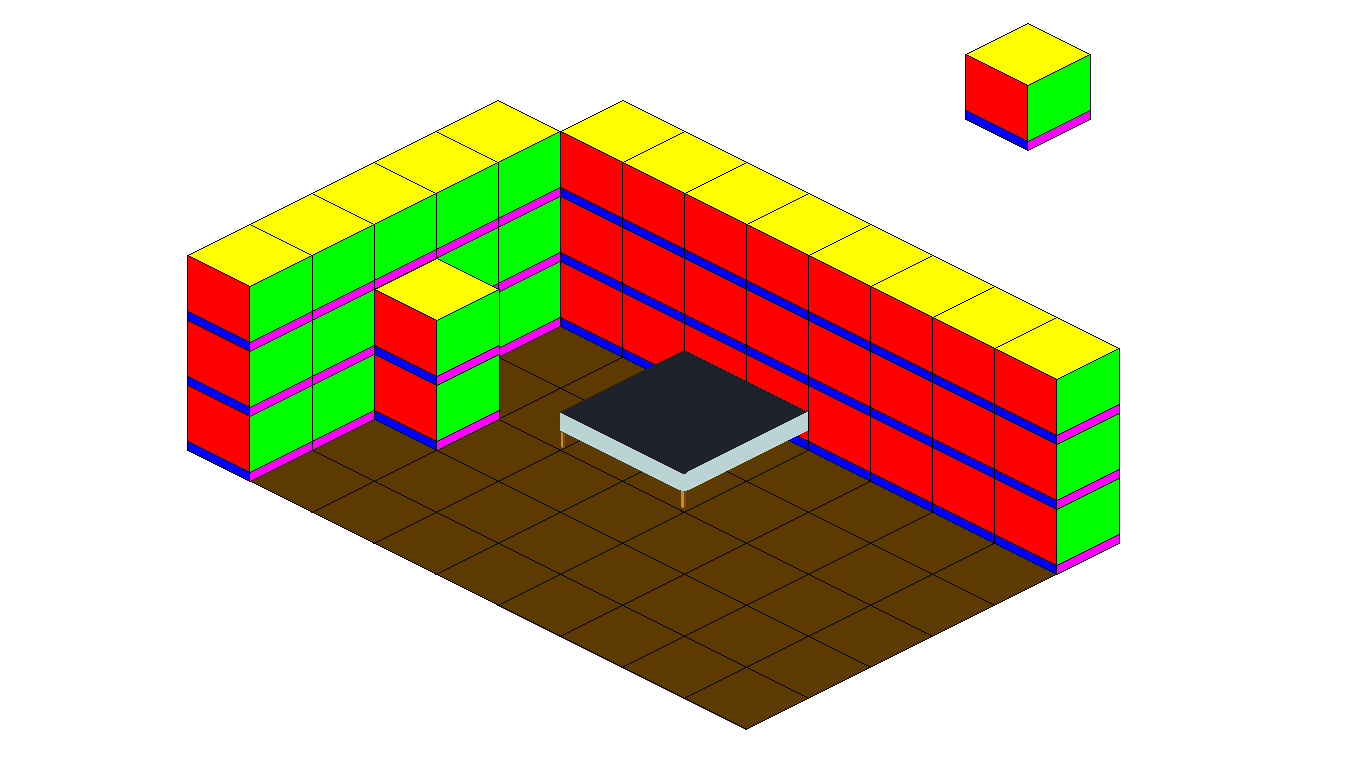
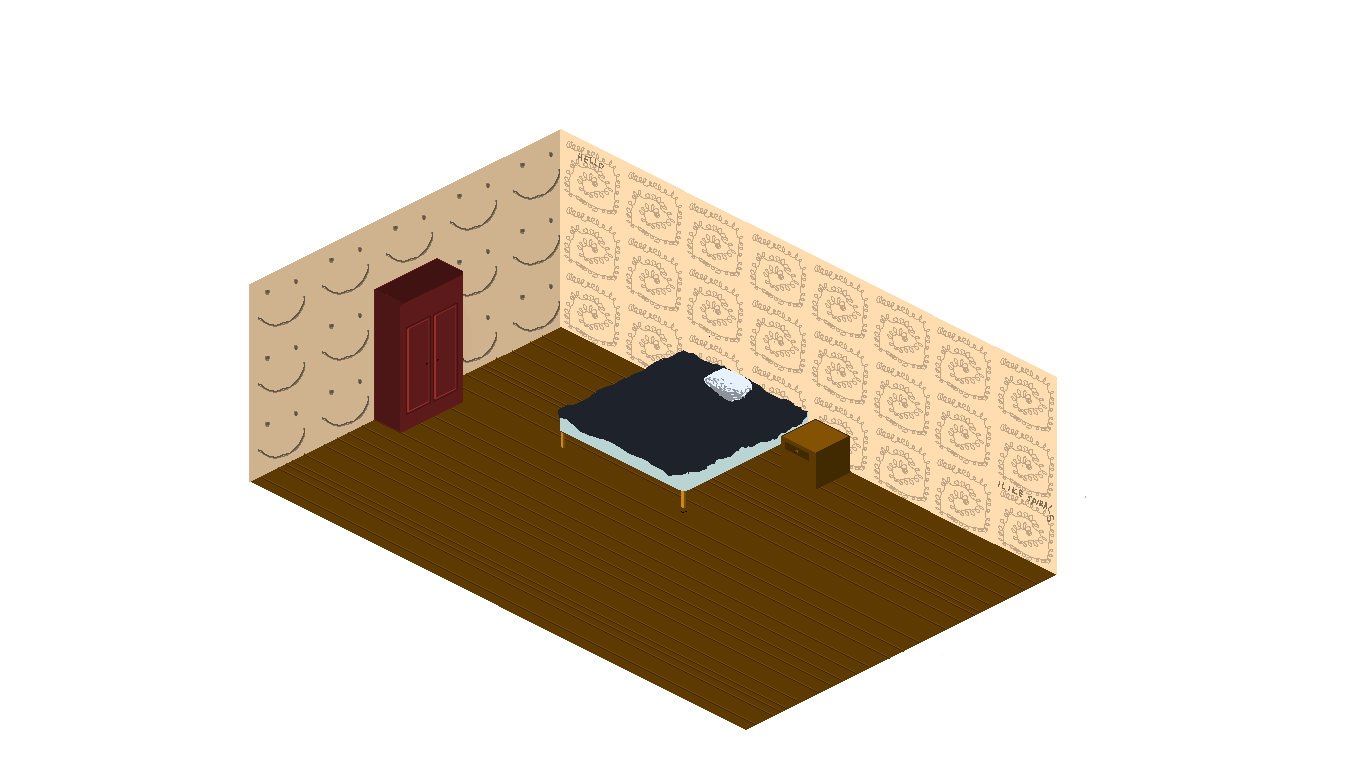
The second (1366, 768) image is a revision of the first. Changes to its layers:
added layer "Lager 29" above "Lager 57" over [401, 302, 851, 489]
added layer "Lager 57" above "Lager 5" over [704, 368, 752, 402]
painted on "Lager 11" over [558, 350, 809, 476]
added layer "Lager 34" above "Lager 32" over [377, 272, 472, 419]
added layer "Lager 32" above "Lager 56" over [374, 258, 463, 433]
added layer "Lager 56" above "Lager 55" over [261, 335, 1036, 724]
added layer "Lager 55" above "Kompositionsskit" over [261, 336, 1036, 725]
hid group "Kompositionsskit" (7 layers) over [374, 23, 1091, 513]
hid "Lager 9" over [374, 258, 500, 386]
hid "Lager 8" over [374, 323, 500, 451]
hid "Lager 4" over [965, 23, 1091, 151]
added layer "Lager 27" above "Lager 20" over [249, 129, 561, 482]
added layer "Lager 20" above "Grupp 1" over [560, 129, 1086, 575]
hid group "Grupp 1" (3 layers) over [187, 100, 1120, 730]
hid "Vägg höger" over [560, 100, 1120, 575]
hid "Vägg vänster" over [187, 100, 561, 482]
